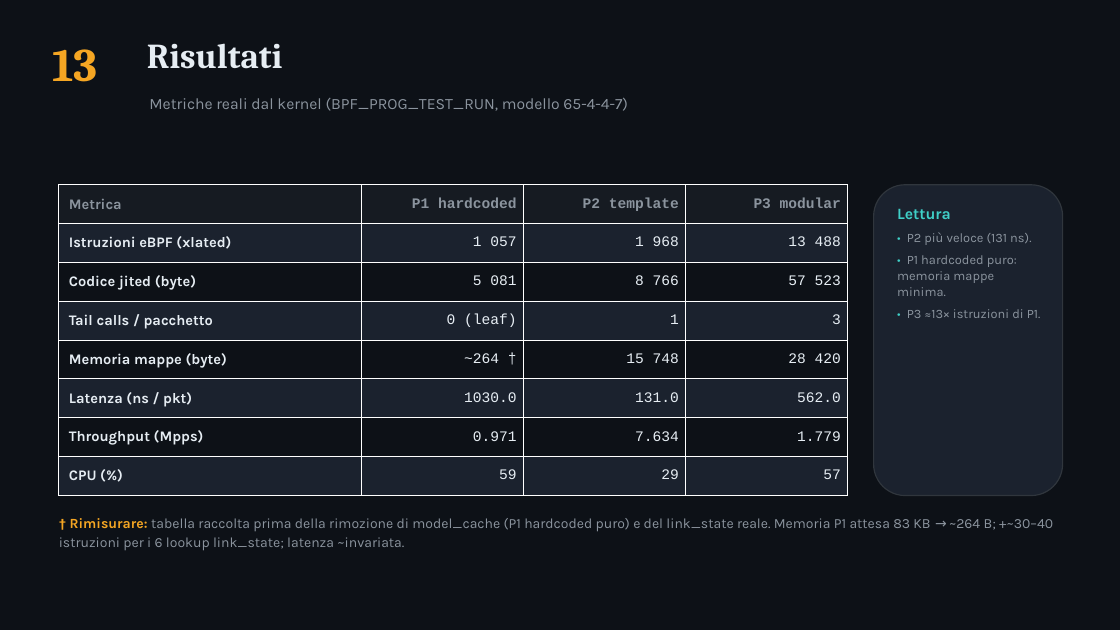
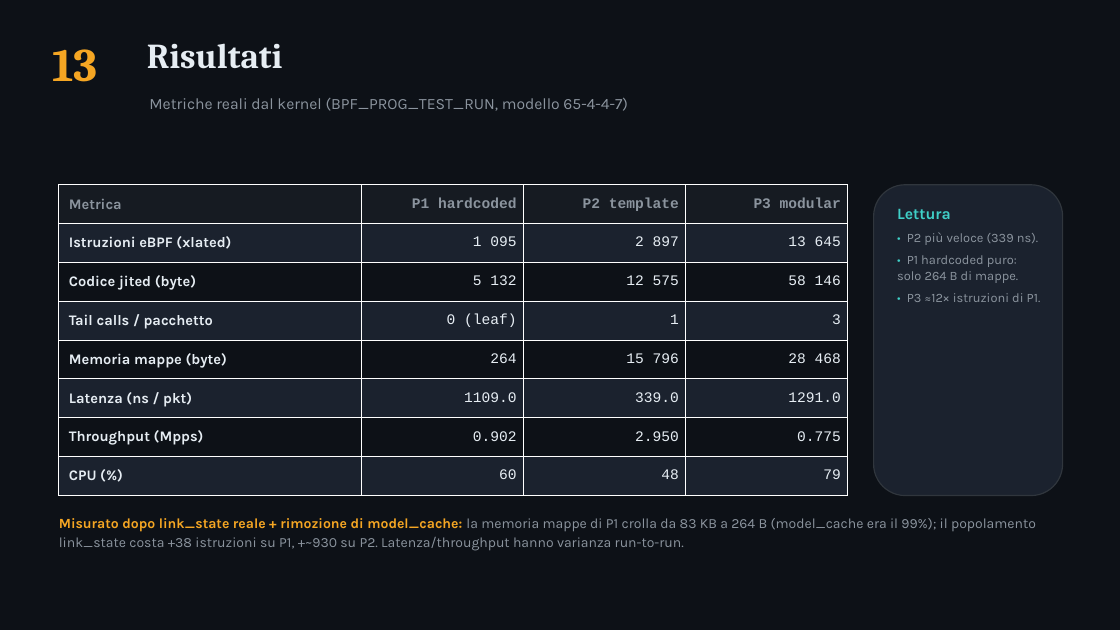
Before and after one commit to ettore-cantile/ipa_lab, a slide deck: slide 14 of docs/IPA_eBPF_pipelines.pptx. Drawn at 1120x630 pixels with LibreOffice and Linux fonts; fonts in the diff are those of the drawing. Boxes give left, top, right and bottom in pixels: in the first picture for what was removed or moved away, otherwise in the second. Text is boxed around its words. In the diff, an @@ line names an element or a change of style, - is before the commit and + after.

```diff
--- a/docs/IPA_eBPF_pipelines.pptx
+++ b/docs/IPA_eBPF_pipelines.pptx
@@ table at (59,185,848,496) @@
-row 2: Istruzioni eBPF (xlated) | 1 057 | 1 968 | 13 488
+row 2: Istruzioni eBPF (xlated) | 1 095 | 2 897 | 13 645
-row 3: Codice jited (byte) | 5 081 | 8 766 | 57 523
+row 3: Codice jited (byte) | 5 132 | 12 575 | 58 146
-row 5: Memoria mappe (byte) | ~264 † | 15 748 | 28 420
+row 5: Memoria mappe (byte) | 264 | 15 796 | 28 468
-row 6: Latenza (ns / pkt) | 1030.0 | 131.0 | 562.0
+row 6: Latenza (ns / pkt) | 1109.0 | 339.0 | 1291.0
-row 7: Throughput (Mpps) | 0.971 | 7.634 | 1.779
+row 7: Throughput (Mpps) | 0.902 | 2.950 | 0.775
-row 8: CPU (%) | 59 | 29 | 57
+row 8: CPU (%) | 60 | 48 | 79
@@ text at (897,232,1041,302): text changed @@
-• P2 più veloce (131 ns).
-• P1 hardcoded puro: memoria mappe minima.
-• P3 ≈13× istruzioni di P1.
+• P2 più veloce (339 ns).
+• P1 hardcoded puro: solo 264 B di mappe.
+• P3 ≈12× istruzioni di P1.
@@ text at (59,518,1036,551): text changed @@
-† Rimisurare: tabella raccolta prima della rimozione di model_cache (P1 hardcoded puro) e del link_state reale. Memoria P1 attesa 83 KB → ~264 B; +~30–40 istruzioni per i 6 lookup link_state; latenza ~invariata.
+Misurato dopo link_state reale + rimozione di model_cache: la memoria mappe di P1 crolla da 83 KB a 264 B (model_cache era il 99%); il popolamento link_state costa +38 istruzioni su P1, +~930 su P2. Latenza/throughput hanno varianza run-to-run.
```
Also in this commit, not shown: 2 other files.
